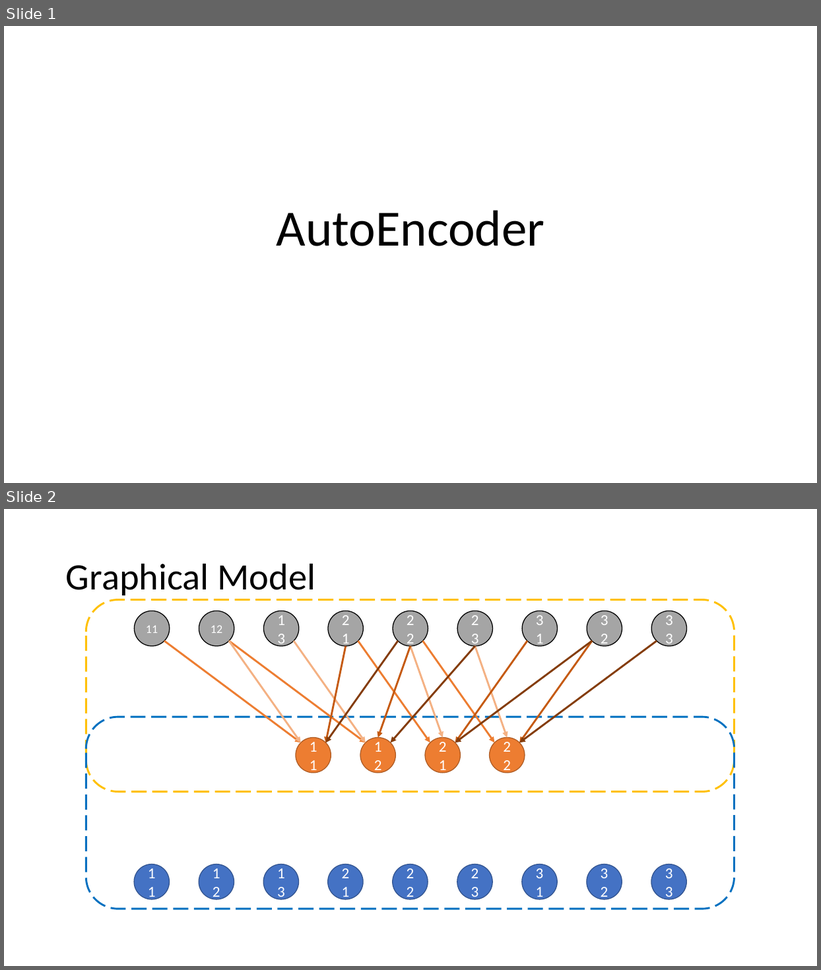
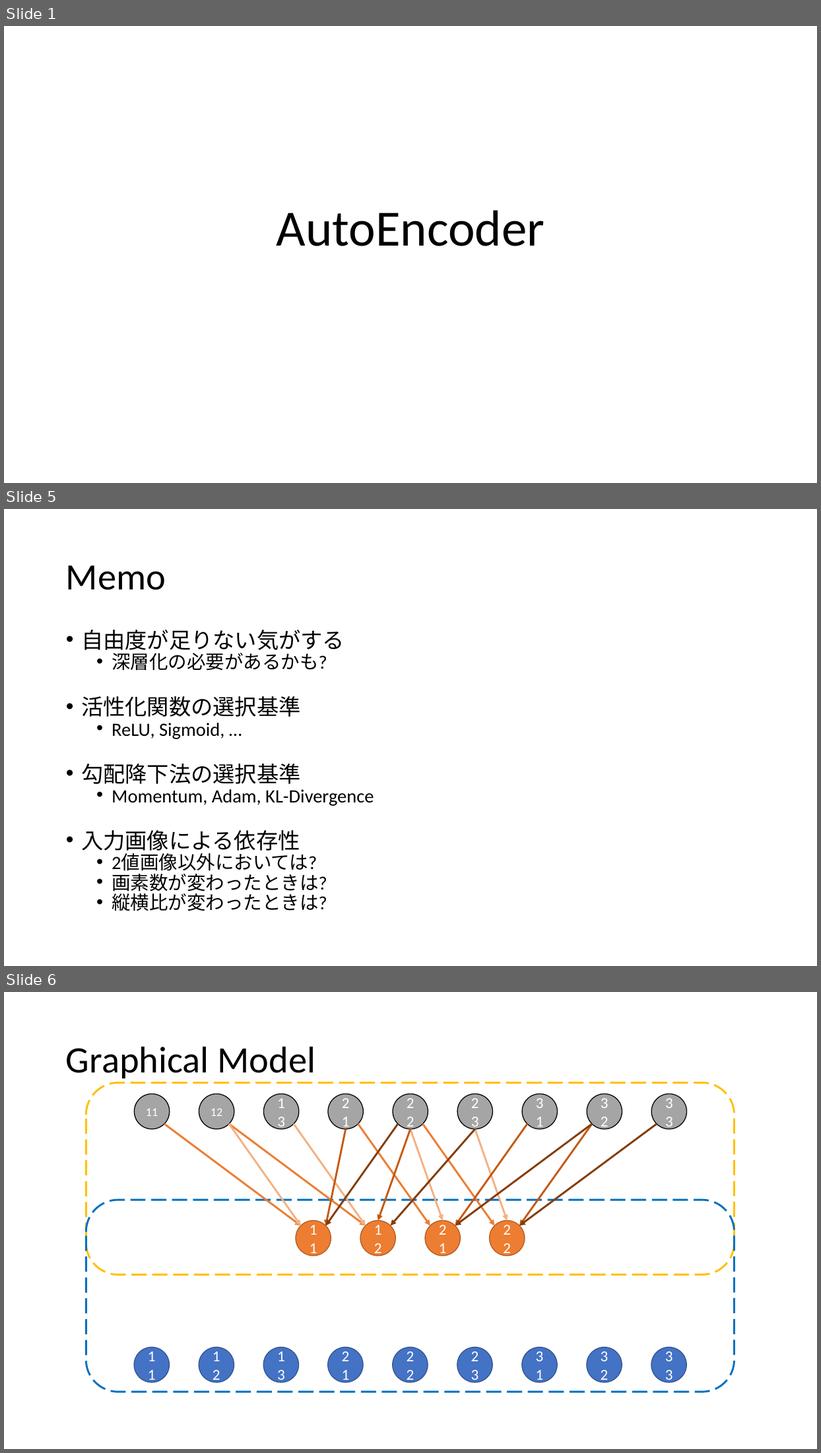
Before and after one commit to mositori/Bayesian-SuperResolution, a slide deck: ppt/model.pptx. Shown one above the other, each under a label of ours: slides 1 and 2 before the commit, slides 1, 5 and 6 after it; the slides between them are not shown. The pictures are 821x970 and 821x1453 pixels, drawn with LibreOffice and Linux fonts; fonts in the diff are those of the drawing. Boxes give left, top, right and bottom in pixels: in the first picture for what was removed or moved away, otherwise in the second. Text is boxed around its words. In the diff, an @@ line names an element or a change of style, - is before the commit and + after.

Commit message:
update ppt

```diff
--- a/ppt/model.pptx
+++ b/ppt/model.pptx
@@ slide 5 added at (4,509,817,966), background #FFFFFF @@
@@ title added at (66,565,166,590), 44 pt, text #000000 @@
+Memo
@@ text added at (81,630,374,912), 22.2 pt, text #000000 @@
+• 自由度が足りない気がする
+  • 深層化の必要があるかも?
+• 活性化関数の選択基準
+  • ReLU, Sigmoid, …
+• 勾配降下法の選択基準
+  • Momentum, Adam, KL-Divergence
+• 入力画像による依存性
+  • 2値画像以外においては?
+  • 画素数が変わったときは?
+  • 縦横比が変わったときは?
@@ what was slide 2 is now slide 6 @@
```
Also in this commit, not shown: 3 other slides added, 2 other files.
